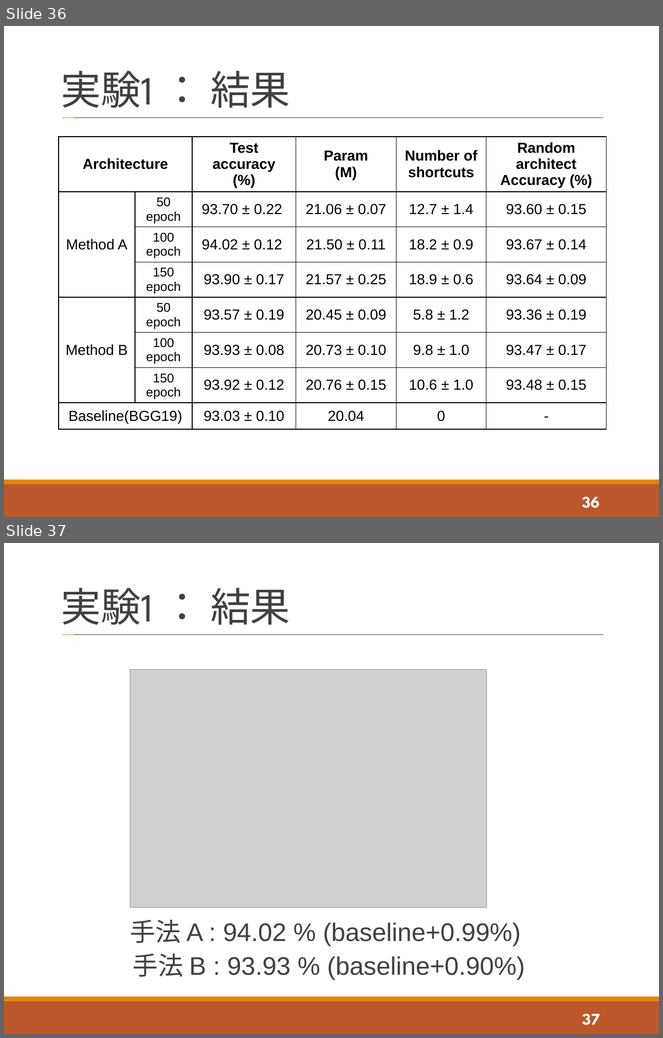
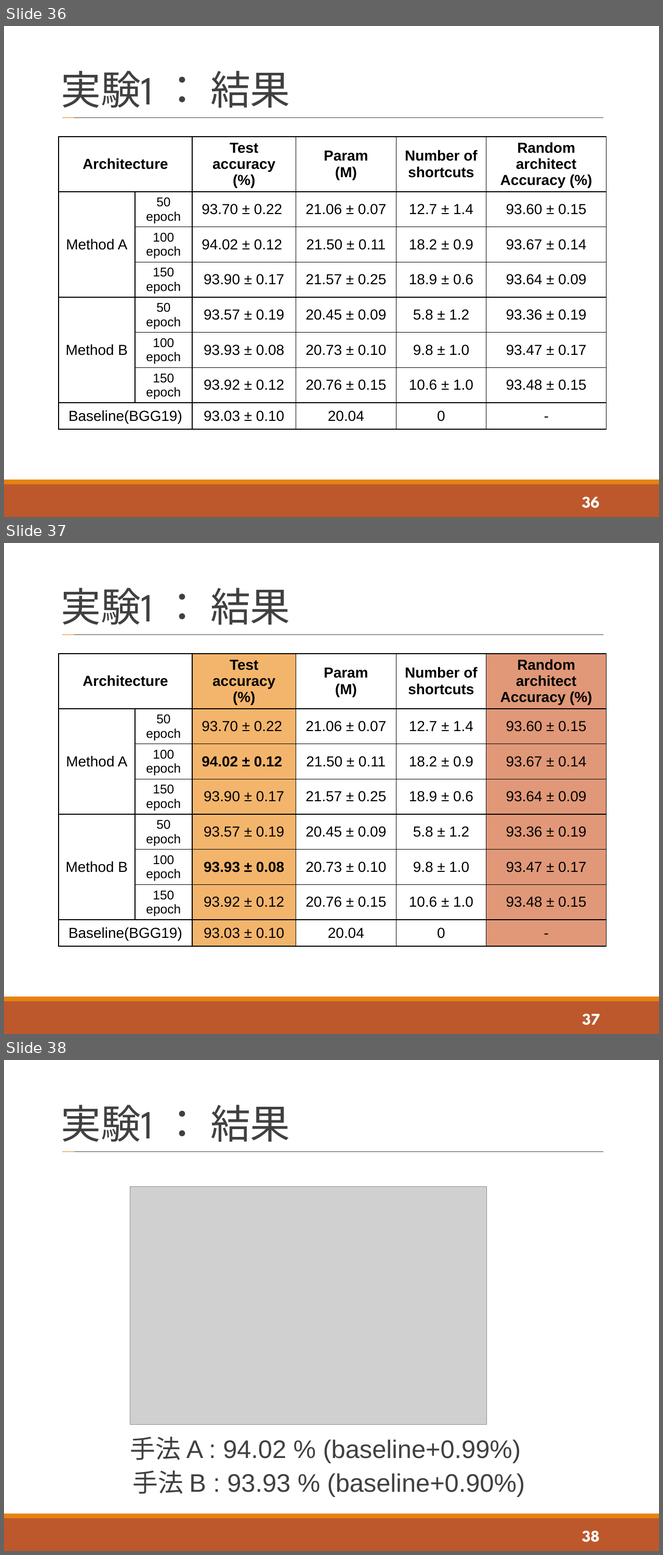
Before and after one commit to tatsuya-sugiyama/WeeklyReport, a slide deck: report/2020後期/2020_2nd_sugiyama.pptx. Shown one above the other, each under a label of ours: slides 36 and 37 before the commit, slides 36, 37 and 38 after it. The pictures are 663x1038 and 663x1555 pixels, drawn with LibreOffice and Linux fonts; fonts in the diff are those of the drawing; grey boxes stand for pictures. Boxes give left, top, right and bottom in pixels: in the first picture for what was removed or moved away, otherwise in the second. Text is boxed around its words. In the diff, an @@ line names an element or a change of style, - is before the commit and + after.

Commit message:
complete

```diff
--- a/report/2020後期/2020_2nd_sugiyama.pptx
+++ b/report/2020後期/2020_2nd_sugiyama.pptx
@@ slide 37 added at (4, 543, 659, 1034), background #FFFFFF; not listed: 4 template elements that a slide beside it also shows @@
@@ title added at (61, 588, 290, 625), 44 pt, text #404040 @@
+実験1 ： 結果
@@ table added at (59, 654, 606, 962), 8 rows, 6 columns @@
+Architecture |  | Test accuracy / (%) | Param / (M) | Number of shortcuts | Random architect / Accuracy (%)
+Method A | 50 epoch | 93.70 ± 0.22 | 21.06 ± 0.07 | 12.7 ± 1.4 | 93.60 ± 0.15
+ | 100 epoch | 94.02 ± 0.12 | 21.50 ± 0.11 | 18.2 ± 0.9 | 93.67 ± 0.14
+ | 150 epoch | 93.90 ± 0.17 | 21.57 ± 0.25 | 18.9 ± 0.6 | 93.64 ± 0.09
+Method B | 50 epoch | 93.57 ± 0.19 | 20.45 ± 0.09 | 5.8 ± 1.2 | 93.36 ± 0.19
+ | 100 epoch | 93.93 ± 0.08 | 20.73 ± 0.10 | 9.8 ± 1.0 | 93.47 ± 0.17
+ | 150 epoch | 93.92 ± 0.12 | 20.76 ± 0.15 | 10.6 ± 1.0 | 93.48 ± 0.15
+Baseline(BGG19) |  | 93.03 ± 0.10 | 20.04 | 0 | -
@@ page number added at (582, 1014, 600, 1026), 18 pt, text #FFFFFF, bold @@
+37
@@ what was slide 37 is now slide 38 @@
@@ page number at (582, 1531, 600, 1543): text changed @@
-37
+38
```
Also in this commit, not shown: 1 other slide added.
